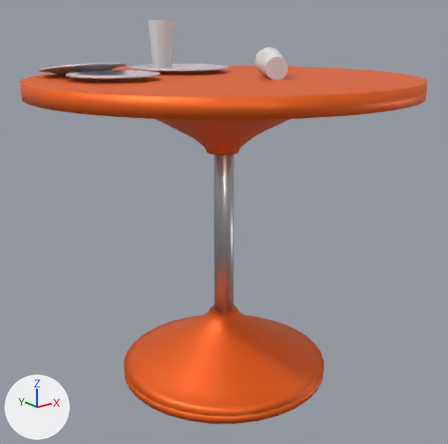
Renders of the FBX model Assets/Models/KitchenAssets/plasticTable.fbx from each side of a commit.
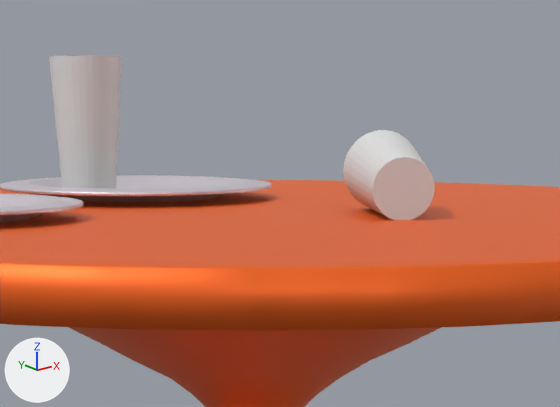
Each version appears first whole from a camera (50 mm lens) standing at (-0.93, -1.162, 0.863) and looking at (-0.011, -0.014, 0.403), and next in a close-up on the part from 29% to 74% of the width and 0% to 33% of the height. The lights are fixed; the arrows at lower left show +X, +Y and +Z. Where no turn or scale is listed for an object, it has been applied to the vertices. Vertices at the same position are counted once.

Objects in the first close-up: 'glass1', 'glass2', 'plate1', 'plate1.001', 'tabletop', 'tabletopCone'.
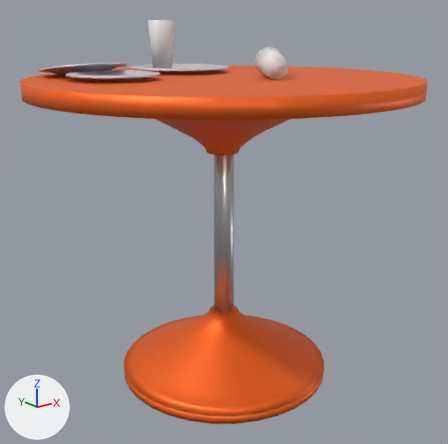
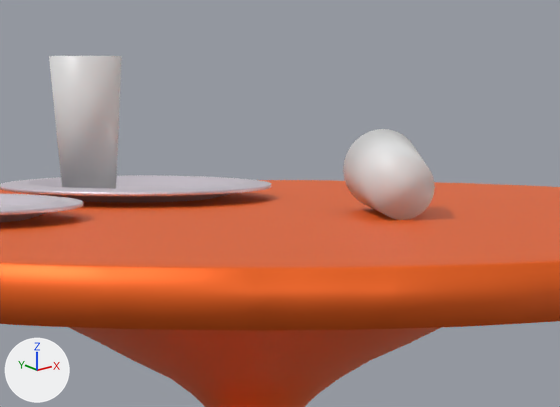
Pixel boxes (x1, y1, x2, y2) of what changed, in the close-ups (560 x 407 px):
'glass1', shading changed, moved
    before: (343, 130, 435, 220)
    after: (343, 129, 435, 220)
part 2 of me_glass2, shading changed
    both: (49, 56, 122, 189)

What changed in the scene script:
```text
Change me_glass2:
    where me_glass2.from_pydata(...)  # 128 vertices, 98 faces; spans x -0.0369..0.0282, y 0.1599..0.2249, z 0.76..0.88
    used by ob_glass2; location = (-0.0378, 0.0031, 0.0)
    me_glass2 part 2: edges marked sharp go from 224 to 0
Change me_glass1:
    where me_glass1.from_pydata(...)  # 128 vertices, 98 faces; spans x 0.0315..0.146, y -0.1808..-0.0498, z 0.7544..0.8199
    used by ob_glass1; location = (-0.0378, 0.0031, 0.0)
    me_glass1 part 1: edges marked sharp go from 224 to 0
Change ob_glass1:
    ob_glass1.location: (-0.0378, 0.0031, 0.0) -> (-0.0378, 0.0031, 0.0008)
```
